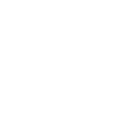
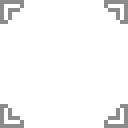
Comparing the layer stacks of the two 128px x 128px images. Changes:
added layer "Layer 3" above "Layer 2" over <box>4,4,124,124</box>
added layer "Layer 2" above "Layer 1" over <box>0,0,128,128</box>
hid "Layer 1" over <box>0,0,128,128</box>
